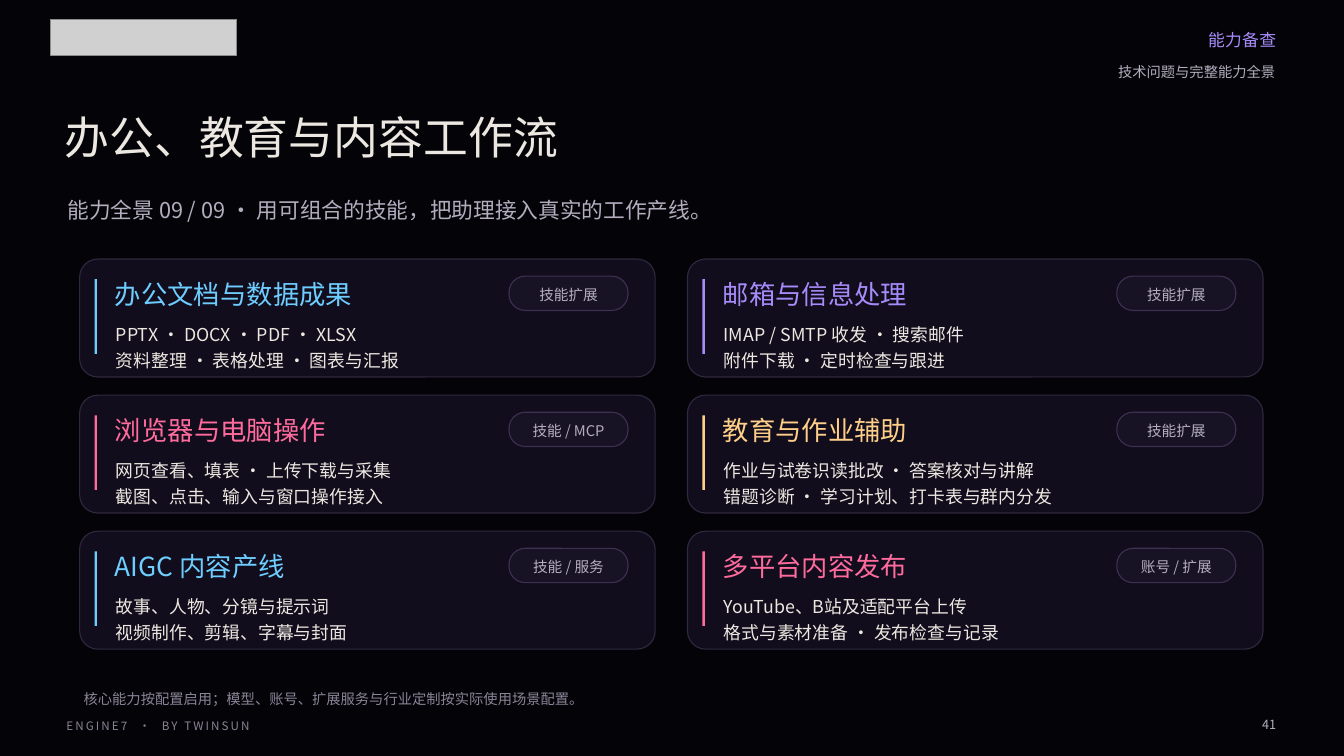
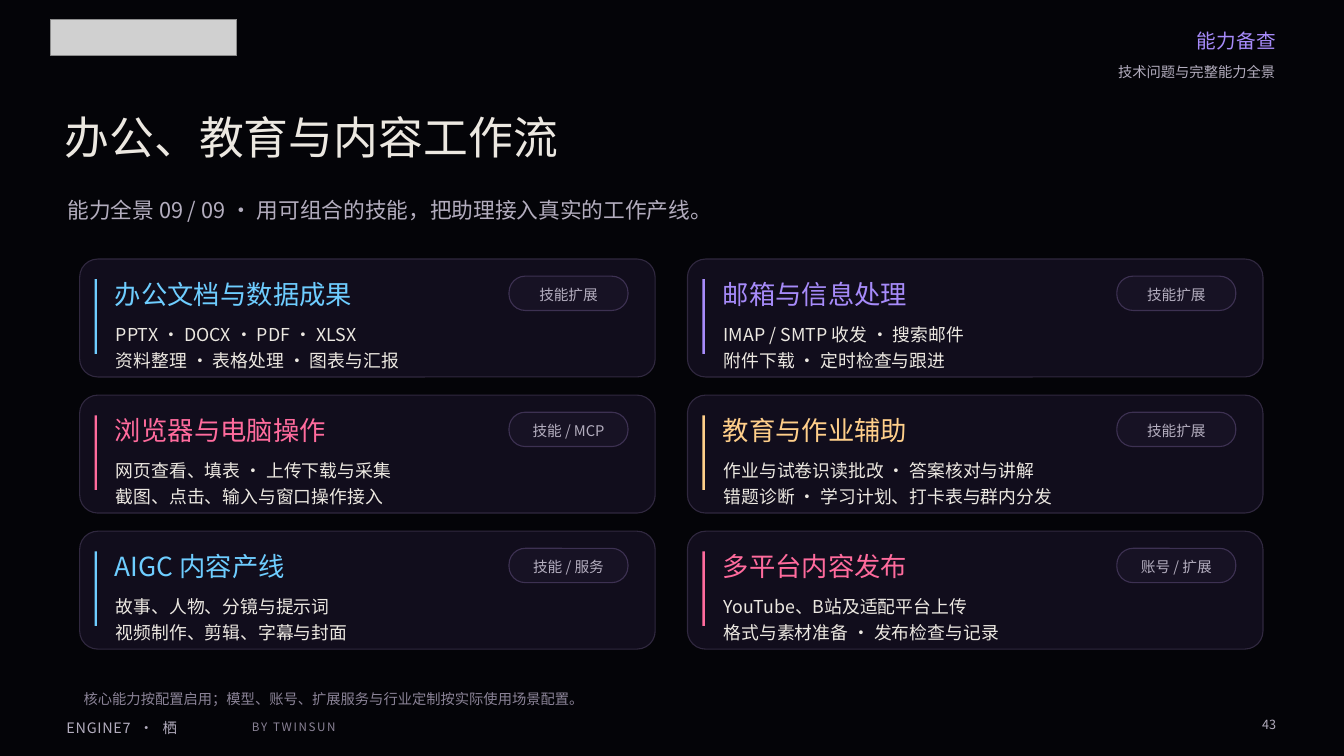
Before and after one commit to ruiyangruiyi/engine7-docs, a slide deck: slide 43 of materials/engine7-product-introduction.pptx (slide 41 before the commit). Drawn at 1344x756 pixels with LibreOffice and Linux fonts; fonts in the diff are those of the drawing; grey boxes stand for pictures; background and template pictures are left out. Boxes give left, top, right and bottom in pixels: in the first picture for what was removed or moved away, otherwise in the second. Text is boxed around its words. In the diff, an @@ line names an element or a change of style, - is before the commit and + after.

```diff
--- a/materials/engine7-product-introduction.pptx
+++ b/materials/engine7-product-introduction.pptx
@@ text "能力备查" at bbox=[1197, 31, 1276, 50]: size 12 to 14 pt @@
@@ text at bbox=[1262, 719, 1276, 729]: text changed @@
-41
+43
@@ text added at bbox=[66, 721, 177, 734], 10.3 pt, text #B3ADBE @@
+ENGINE7 · 栖
@@ text at bbox=[252, 722, 336, 731]: text changed @@
-ENGINE7 · BY TWINSUN
+BY TWINSUN
```
Also in this commit, not shown: 40 other slides changed, 3 slides added, 8 other files.
